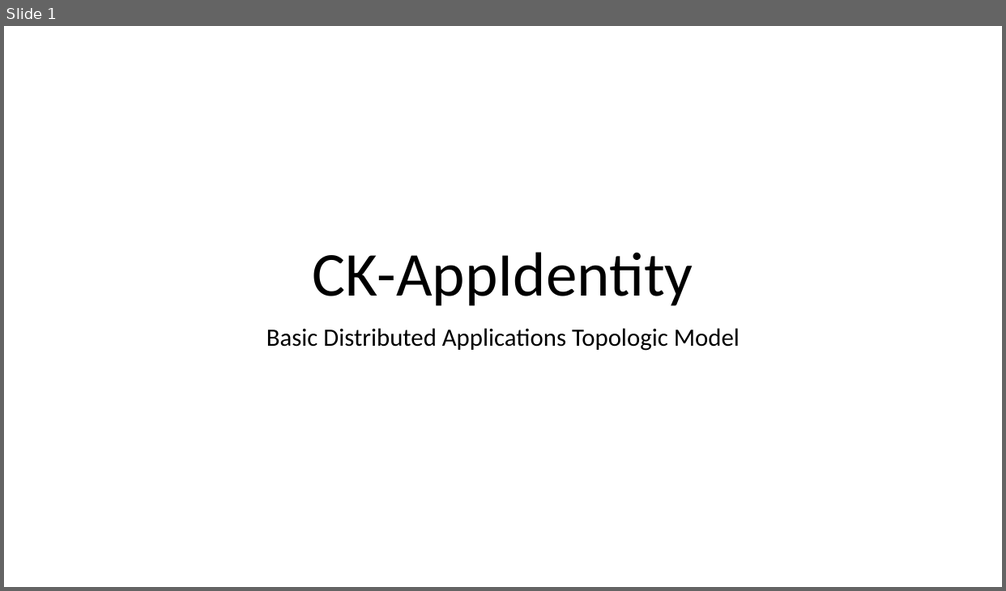
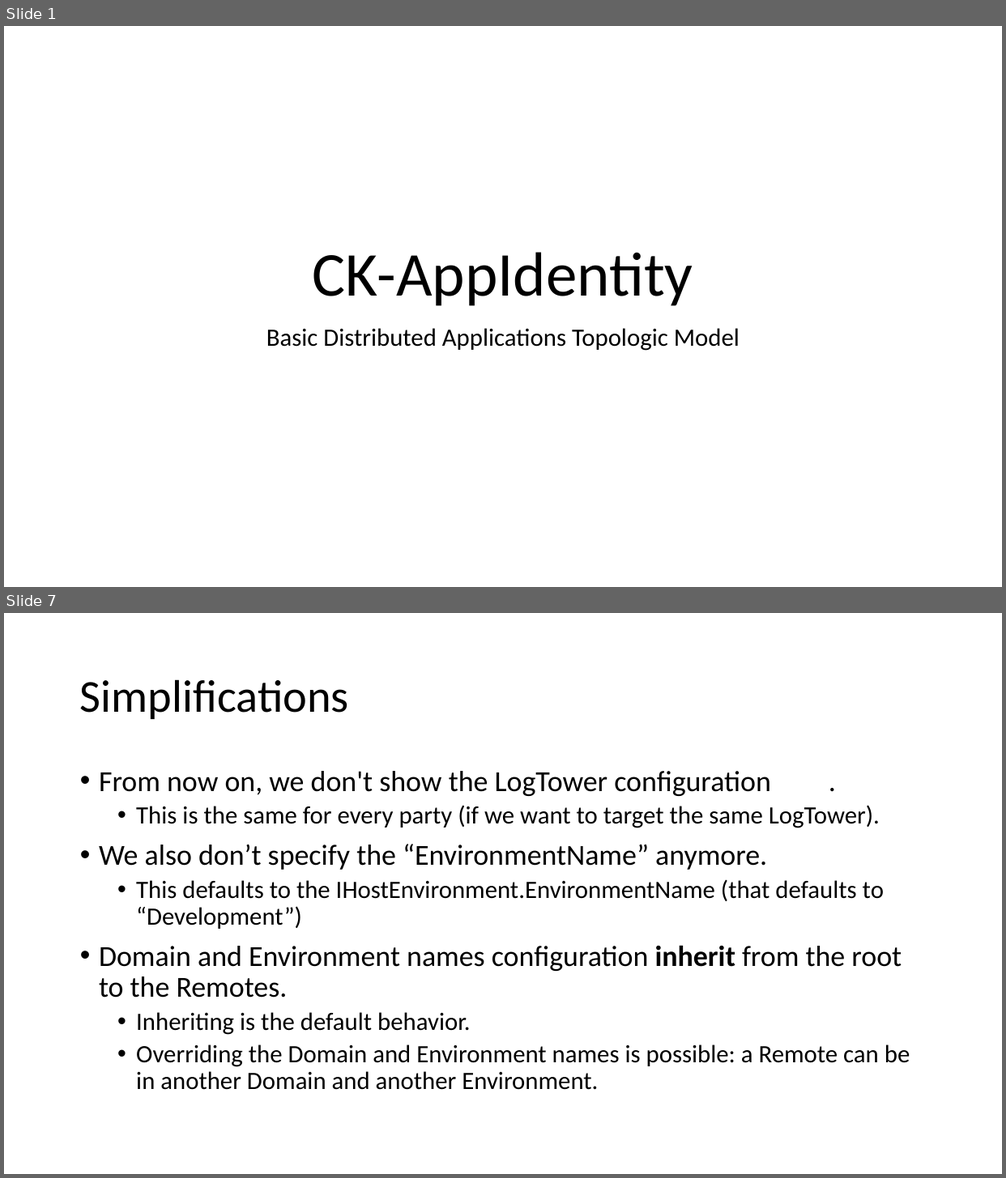
Before and after one commit to signature-opensource/CK-AppIdentity-Transport, a slide deck: Doc/CK-AppIdentity.pptx. Shown one above the other, each under a label of ours: slide 1 before the commit, slides 1 and 7 after it; the slides between them are not shown. The pictures are 1006x591 and 1006x1178 pixels, drawn with LibreOffice and Linux fonts; fonts in the diff are those of the drawing. Boxes give left, top, right and bottom in pixels: in the first picture for what was removed or moved away, otherwise in the second. Text is boxed around its words. In the diff, an @@ line names an element or a change of style, - is before the commit and + after.

```diff
--- a/Doc/CK-AppIdentity.pptx
+++ b/Doc/CK-AppIdentity.pptx
@@ slide 7 added at (4, 613, 1002, 1174), background #FFFFFF @@
@@ title added at (80, 679, 349, 719), 44 pt, text #000000 @@
+Simplifications
@@ text added at (99, 771, 910, 1090), 24 pt, text #000000 @@
+• From now on, we don't show the LogTower configuration .
+  • This is the same for every party (if we want to target the same LogTower).
+• We also don’t specify the “EnvironmentName” anymore.
+  • This defaults to the IHostEnvironment.EnvironmentName (that defaults to “Development”)
+• Domain and Environment names configuration inherit from the root to the Remotes.
+  • Inheriting is the default behavior.
+  • Overriding the Domain and Environment names is possible: a Remote can be in another Domain and another Environment.
```
Also in this commit, not shown: 3 slides changed, 13 other slides added, 1 slide removed, 22 other files.
